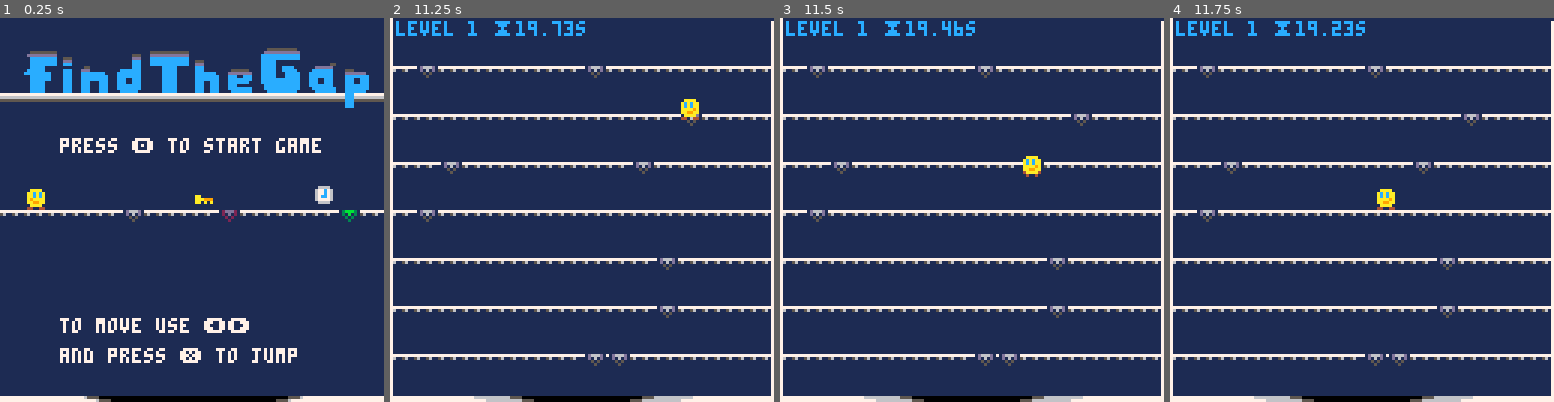
Above: before the commit, frames 1-4 (left to right).
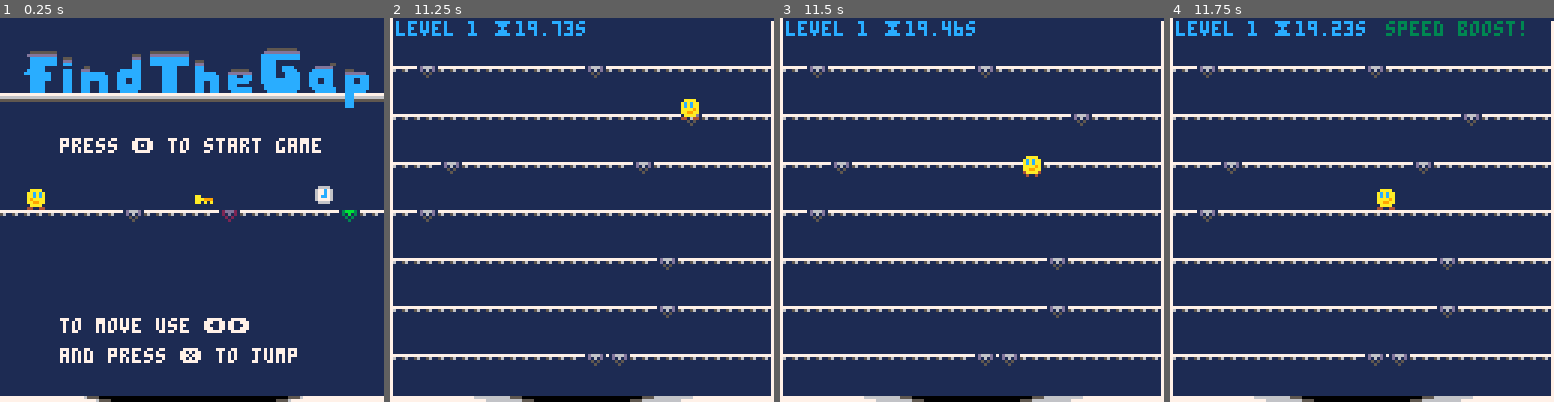
Above: after the commit, the same moments.

Repository: broquaint/pico8-carts
Game: PICO-8 cartridge findthegap.p8
Same seed, same stepped clock (60 frames per second), same inputs: the game is played once before the commit and once after it.
Inputs:
- Up to frame 1 (0.25 s): no input
- Up to frame 2 (11.25 s): tap X (X key) at 0.33, 0.7, 1.43, 2.58, 3.1, 3.62, 4.13, 4.65, 5.17, 5.68, 6.2, 6.72, 7.23, 7.75, 8.27, 8.78, 9.3, 9.82, 10.33, 10.85 s; tap O (Z key) at 1.07, 1.8, 2.43, 3.07, 3.7, 4.33, 4.97, 5.6, 6.23, 6.87, 7.5, 8.13, 8.77, 9.4, 10.03, 10.67 s; hold Right 2.33-3.33 s; hold Right 3.38-4.22 s; hold Right 4.72-5.72 s; hold Left 6.15-6.98 s; hold Right 7.03-8.03 s; hold Right 8.08-8.92 s; hold Right 9.42-10.42 s; hold Left from 10.85 s (still down)
- Up to frame 3 (11.5 s): keep holding Left; tap O (Z key) at 11.3 s; tap X (X key) at 11.37 s
- Up to frame 4 (11.75 s): release Left at 11.68 s

Frames 1-3 are identical in both runs. In frame 4, 0.6% of the frame differs, in the area x 56-93%, y 0-5%.

Commit message:
Communicate speed boost from runnels better
Don't have the tuits for something fancier at the moment.

Diff:
--- a/findthegap.p8
+++ b/findthegap.p8
@@ -272,16 +272,16 @@
          -- Code duped from _update()!
          progress_floor()
 
+         local has_speed_shoes = current_item[4] == item_speed_shoes
          if effect == drop_slow and floors_dropped == 1 then
             y += 1 -- Indicate movement .. not ideal though.
             gravity = 0.01
             dy = 0.01
-            dx = current_item[4] == item_speed_shoes and speed or speed * 0.75
+            dx = has_speed_shoes and speed or speed * 0.75
          else
             dy += 1
          end
 
-         printh('floors dropped ' .. floors_dropped .. ' effect ' .. effect)
          if floors_dropped == 1 then
             sfx(sfx_drop_tbl[effect])
          else
@@ -299,8 +299,9 @@
             key_set[floor] = {}
             -- TODO SFX
          end
-         if floors_dropped > 1 then
+         if floors_dropped > 1 and not has_speed_shoes then
             dx += floors_dropped / 2
+            info_flash('speed boost!', 1)
          end
          floors_dropped = 0
       end
@@ -363,7 +364,8 @@
 end
 
 info_flashing = false
-function info_flash(msg)
+function info_flash(msg, flash_length)
+   if(flash_length == nil) flash_length = 3
    if not info_flashing then
       info_flashing = true
       flash(
@@ -371,9 +373,9 @@
             local colour = ((t() * 10 % 10) < 5) and 11 or 3
             print(msg, 72, 1, colour)
          end,
-         3
+         flash_length
       )
-      delay(function() info_flashing = false end, 3)
+      delay(function() info_flashing = false end, flash_length)
    end
 end
 
